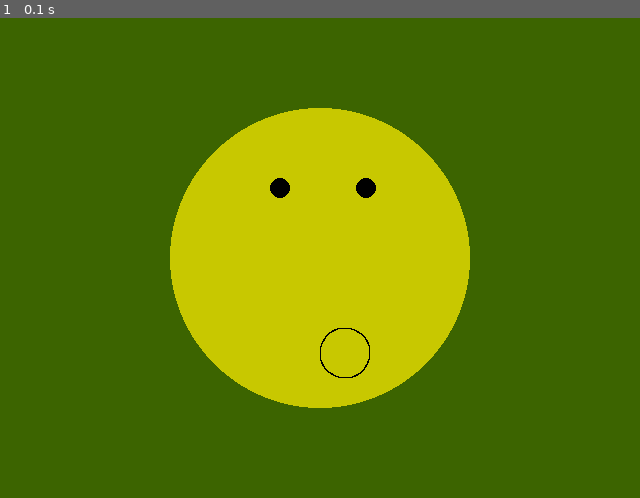
Above: before the commit, frame 1.
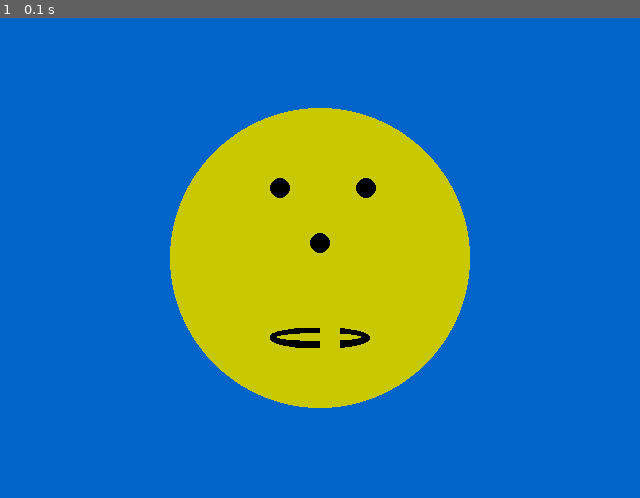
Above: after the commit, the same moment.

Repository: Rosebotics/catapult2019
Game: pygame game, started from learningPygame/Tyler/00-MovingSmile/04-Drawing.py
Same seed, same stepped clock (60 frames per second), same inputs: the game is played once before the commit and once after it.
Inputs:
- Up to frame 1 (0.1 s): no input

The runs differ from the first frame. In frame 1, 77% of the frame differs, in the area x 0-100%, y 0-100%.

Commit message:
Day 1 work

Diff:
--- a/learningPygame/Tyler/00-MovingSmile/04-Drawing.py
+++ b/learningPygame/Tyler/00-MovingSmile/04-Drawing.py
@@ -17,12 +17,15 @@
 
     #screen.fill((255,0,0))
     #screen.fill((0, 255, 0))
-    screen.fill((60, 100, 0))
+    screen.fill((0, 100, 200))
 
     pygame.draw.circle(screen, (200, 200, 0), (320, 240), 150)
     pygame.draw.circle(screen, (0, 0, 0), (280, 170), 10)
     pygame.draw.circle(screen, (0, 0, 0), (366, 170), 10)
-    pygame.draw.arc(screen, (0, 0 , 0), (320, 310, 50, 50), 90, 180)
+    pygame.draw.circle(screen, (0, 0, 0), (320, 225), 10)
+    pygame.draw.arc(screen, (0, 0 , 0), (270, 310, 100, 20), 10, 100, 5)
+    pygame.draw.rect(screen, (200, 200, 0), (320, 280, 20, 50), 100)
+
 
 
     pygame.display.update()
--- a/learningPygame/Tyler/00-MovingSmile/05-Animation.py
+++ b/learningPygame/Tyler/00-MovingSmile/05-Animation.py
@@ -1,3 +1,38 @@
 # TODO: Copy all of your   04-Drawing.py   program and put it below this comment.
 
 # TODO: In this module we'll make the nose move down until a certain y then reset to the top again.
+
+import pygame
+import sys
+import math
+
+pygame.init()
+screen = pygame.display.set_mode((640, 480))
+
+nose_y = 230
+clock = pygame.time.Clock()
+
+while True:
+    clock.tick(60)
+    for event in pygame.event.get():
+        print(event)
+        if event.type == pygame.QUIT:
+            sys.exit()
+
+    #screen.fill((255,0,0))
+    #screen.fill((0, 255, 0))
+    screen.fill((0, 100, 200))
+
+    pygame.draw.circle(screen, (200, 200, 0), (320, 240), 150) #face
+    pygame.draw.circle(screen, (0, 0, 0), (280, 170), 10) #eyes
+    pygame.draw.circle(screen, (0, 0, 0), (366, 170), 10)
+
+    nose_y = nose_y + 1
+    pygame.draw.circle(screen, (0, 0, 0), (320, nose_y), 10) #nose
+    if nose_y == 300:
+        nose_y = 230
+
+    pygame.draw.arc(screen, (0, 0 , 0), (270, 310, 100, 20), math.pi, 0, 5) #mouth
+    #pygame.draw.rect(screen, (2, 0, 0), (320, 280, 20, 50), 5)
+
+    pygame.display.update()
--- a/learningPygame/Tyler/00-MovingSmile/06-Interactions.py
+++ b/learningPygame/Tyler/00-MovingSmile/06-Interactions.py
@@ -8,3 +8,60 @@
 #   Make the face grow and shrink with the g and s buttons.
 #   Draw a proportionally incorrect stick figure body under the face using lines.
 #   Make everything drawn move down off the screen if a the mouse down event occurs.
+
+import pygame
+import sys
+import math
+
+pygame.init()
+screen = pygame.display.set_mode((640, 480))
+pygame.display.set_caption('cool smiley face')
+
+eye_x = 0
+
+nose_y = 230
+clock = pygame.time.Clock()
+noseR = 0
+noseG = 0
+noseB = 0
+
+while True:
+    clock.tick(60)
+    for event in pygame.event.get():
+        if event.type == pygame.QUIT:
+            sys.exit()
+
+        pressed_keys = pygame.key.get_pressed()
+        if pressed_keys[pygame.K_UP]:
+            nose_y -= 30
+
+        if pressed_keys[pygame.K_LEFT]:
+            eye_x -= 5
+
+        if pressed_keys[pygame.K_RIGHT]:
+            eye_x += 5
+
+        if pressed_keys[pygame.K_SPACE]:
+            noseR += 5
+            noseG += 10
+            noseB += 15
+
+
+
+    #screen.fill((255,0,0))
+    #screen.fill((0, 255, 0))
+    screen.fill((0, 100, 200))
+
+    pygame.draw.circle(screen, (200, 200, 0), (320, 240), 150) #face
+    pygame.draw.circle(screen, (0, 0, 0), (280 + eye_x, 170), 10) #eyes
+    pygame.draw.circle(screen, (0, 0, 0), (366 + eye_x, 170), 10)
+
+    nose_y = nose_y + 1
+    pygame.draw.circle(screen, (noseR, noseG, noseB), (320, nose_y), 10) #nose
+    if nose_y == 300:
+        nose_y = 230
+
+    pygame.draw.arc(screen, (0, 0 , 0), (270, 310, 100, 20), math.pi, 0, 5) #mouth
+    #pygame.draw.rect(screen, (2, 0, 0), (320, 280, 20, 50), 5)
+
+    pygame.display.update()
